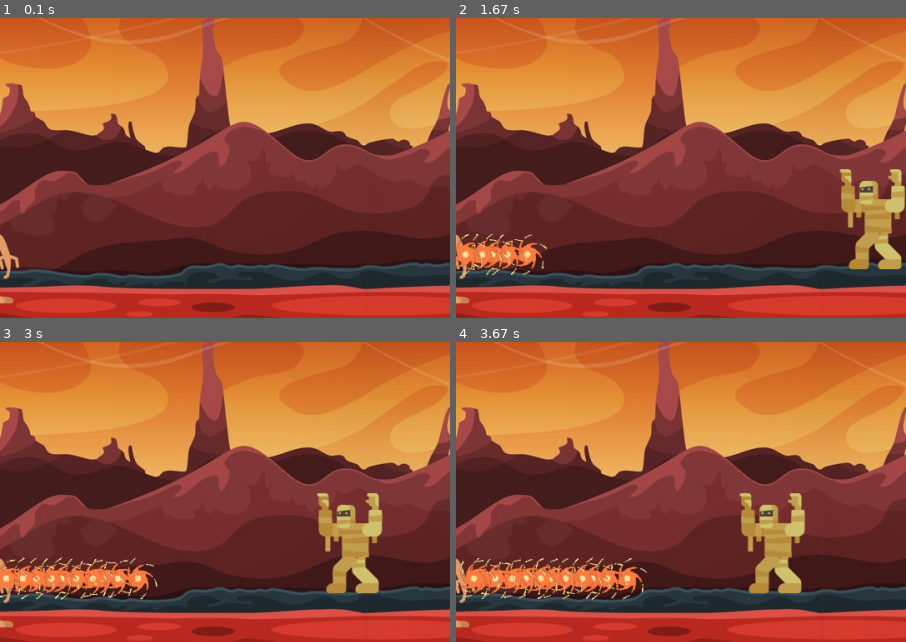
Above: before the commit, frames 1-4 (two rows, left to right).
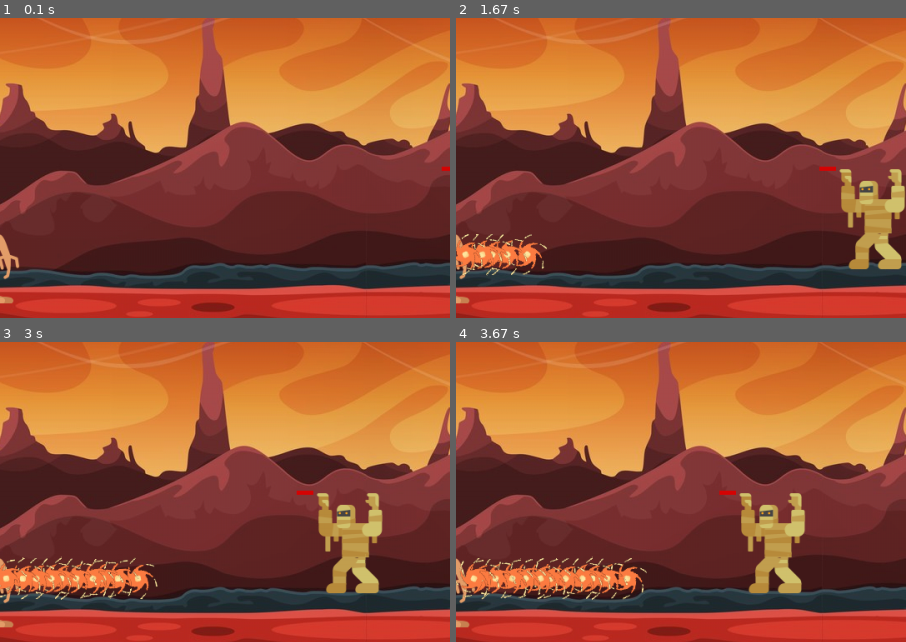
Above: after the commit, the same moments.

Repository: R-Florent/tutojeux
Game: pygame game, started from main.py
Same seed, same stepped clock (60 frames per second), same inputs: the game is played once before the commit and once after it.
Inputs:
- Up to frame 1 (0.1 s): no input
- Up to frame 2 (1.67 s): tap Space at 0.33, 0.73, 1.03, 1.23, 1.57 s
- Up to frame 3 (3 s): tap Space at 1.87, 2.07, 2.37, 2.63, 2.97 s
- Up to frame 4 (3.67 s): tap Space at 3.27, 3.4 s
The pictures show only the part of the screen within x 50-100%, y 45-95%; the shares and areas given below are measured in that part.

The runs differ from the first frame. In frame 1, less than 0.1% of the frame differs, in the area x 98-100%, y 49-51%; in frame 2, less than 0.1%; in frame 3, less than 0.1%, in the area x 65-70%, y 49-51%; in frame 4, less than 0.1%.

Commit message:
Projectile: ajoute de la barre de vie des monstre.py

Diff:
--- a/main.py
+++ b/main.py
@@ -27,6 +27,9 @@
     #recuperer les monstres de notre jeu
     for monster in game.all_monstre:
         monster.move()
+        monster.update_health_bar(screen)
+
+
     # applique l'ensemble des image de mon group de projectiles
     game.player.all_projectiles.draw(screen)
 
--- a/monstre.py
+++ b/monstre.py
@@ -14,6 +14,17 @@
         self.rect.x = 1080
         self.rect.y = 500
 
+    def update_health_bar(self, surface):
+        #definir une couleur pour notre jauge de vie
+        bar_color = (215, 5, 5)
+        #('05D72B')
+
+        #définir la posistion de notre jauge de vie
+        bar_position = [self.rect.x, self.rect.y, self.health, 5]
+
+        #dessiner la barre de vie
+        pygame.draw.rect(surface, bar_color, bar_position)
+
     def move(self):
         #le déplacment ne se fait que si il n'est pas en contacte avec le J
         if not self.game.chek_collision(self, self.game.all_players):
